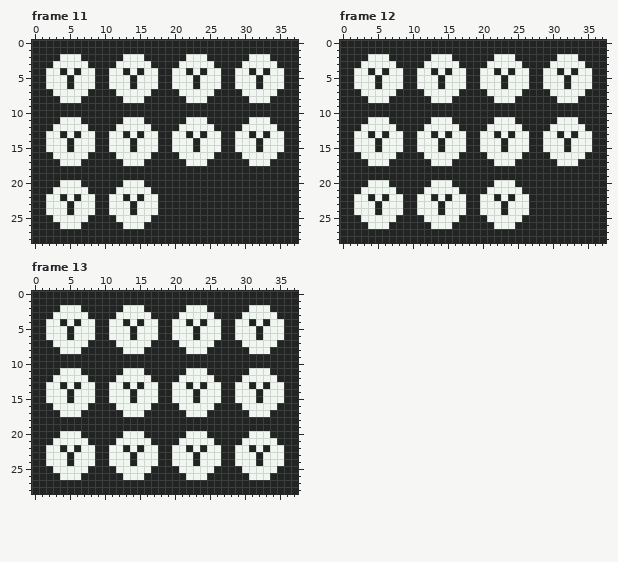
A pixel-art file gets an edit: Assets/stamina.aseprite. The picture above is the old version.
38x29 pixels, 13 frames. Shown: frame 11, frame 12, frame 13. The commit also changed other frames, which this record leaves out.
And afterwards:
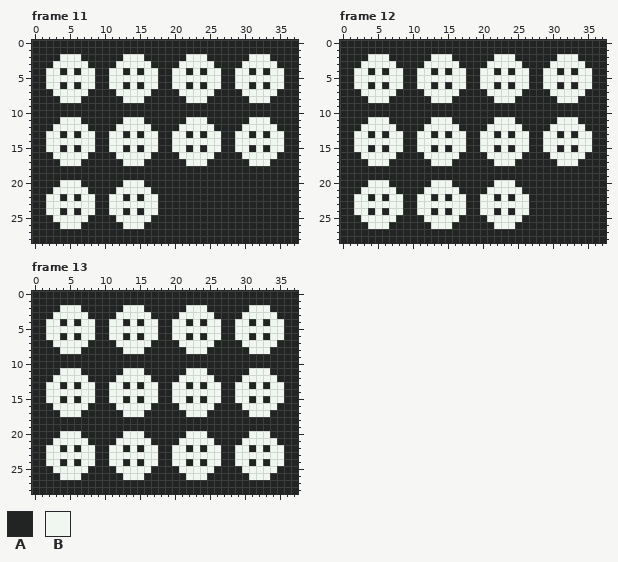
Palette (. is transparent): A #222323  B #f0f6f0
From old to new:
--- frame 11
@@ x 0..37 @@
  4 AABBABABBAABBABABBAABBABABBAABBABABBAA
- 5 AABBBABBBAABBBABBBAABBBABBBAABBBABBBAA
- 6 AABBBABBBAABBBABBBAABBBABBBAABBBABBBAA
+ 5 AABBBBBBBAABBBBBBBAABBBBBBBAABBBBBBBAA
+ 6 AABBABABBAABBABABBAABBABABBAABBABABBAA
  7 AAABBBBBAAAABBBBBAAAABBBBBAAAABBBBBAAA
@@ x 0..37 @@
 13 AABBABABBAABBABABBAABBABABBAABBABABBAA
-14 AABBBABBBAABBBABBBAABBBABBBAABBBABBBAA
-15 AABBBABBBAABBBABBBAABBBABBBAABBBABBBAA
+14 AABBBBBBBAABBBBBBBAABBBBBBBAABBBBBBBAA
+15 AABBABABBAABBABABBAABBABABBAABBABABBAA
 16 AAABBBBBAAAABBBBBAAAABBBBBAAAABBBBBAAA
@@ x 2..17 @@
 22 BBABABBAABBABABB
-23 BBBABBBAABBBABBB
-24 BBBABBBAABBBABBB
+23 BBBBBBBAABBBBBBB
+24 BBABABBAABBABABB
 25 ABBBBBAAAABBBBBA
--- frame 12
@@ x 0..37 @@
  4 AABBABABBAABBABABBAABBABABBAABBABABBAA
- 5 AABBBABBBAABBBABBBAABBBABBBAABBBABBBAA
- 6 AABBBABBBAABBBABBBAABBBABBBAABBBABBBAA
+ 5 AABBBBBBBAABBBBBBBAABBBBBBBAABBBBBBBAA
+ 6 AABBABABBAABBABABBAABBABABBAABBABABBAA
  7 AAABBBBBAAAABBBBBAAAABBBBBAAAABBBBBAAA
@@ x 0..37 @@
 13 AABBABABBAABBABABBAABBABABBAABBABABBAA
-14 AABBBABBBAABBBABBBAABBBABBBAABBBABBBAA
-15 AABBBABBBAABBBABBBAABBBABBBAABBBABBBAA
+14 AABBBBBBBAABBBBBBBAABBBBBBBAABBBBBBBAA
+15 AABBABABBAABBABABBAABBABABBAABBABABBAA
 16 AAABBBBBAAAABBBBBAAAABBBBBAAAABBBBBAAA
@@ x 2..26 @@
 22 BBABABBAABBABABBAABBABABB
-23 BBBABBBAABBBABBBAABBBABBB
-24 BBBABBBAABBBABBBAABBBABBB
+23 BBBBBBBAABBBBBBBAABBBBBBB
+24 BBABABBAABBABABBAABBABABB
 25 ABBBBBAAAABBBBBAAAABBBBBA
--- frame 13
@@ x 0..37 @@
  4 AABBABABBAABBABABBAABBABABBAABBABABBAA
- 5 AABBBABBBAABBBABBBAABBBABBBAABBBABBBAA
- 6 AABBBABBBAABBBABBBAABBBABBBAABBBABBBAA
+ 5 AABBBBBBBAABBBBBBBAABBBBBBBAABBBBBBBAA
+ 6 AABBABABBAABBABABBAABBABABBAABBABABBAA
  7 AAABBBBBAAAABBBBBAAAABBBBBAAAABBBBBAAA
@@ x 0..37 @@
 13 AABBABABBAABBABABBAABBABABBAABBABABBAA
-14 AABBBABBBAABBBABBBAABBBABBBAABBBABBBAA
-15 AABBBABBBAABBBABBBAABBBABBBAABBBABBBAA
+14 AABBBBBBBAABBBBBBBAABBBBBBBAABBBBBBBAA
+15 AABBABABBAABBABABBAABBABABBAABBABABBAA
 16 AAABBBBBAAAABBBBBAAAABBBBBAAAABBBBBAAA
@@ x 0..37 @@
 22 AABBABABBAABBABABBAABBABABBAABBABABBAA
-23 AABBBABBBAABBBABBBAABBBABBBAABBBABBBAA
-24 AABBBABBBAABBBABBBAABBBABBBAABBBABBBAA
+23 AABBBBBBBAABBBBBBBAABBBBBBBAABBBBBBBAA
+24 AABBABABBAABBABABBAABBABABBAABBABABBAA
 25 AAABBBBBAAAABBBBBAAAABBBBBAAAABBBBBAAA
